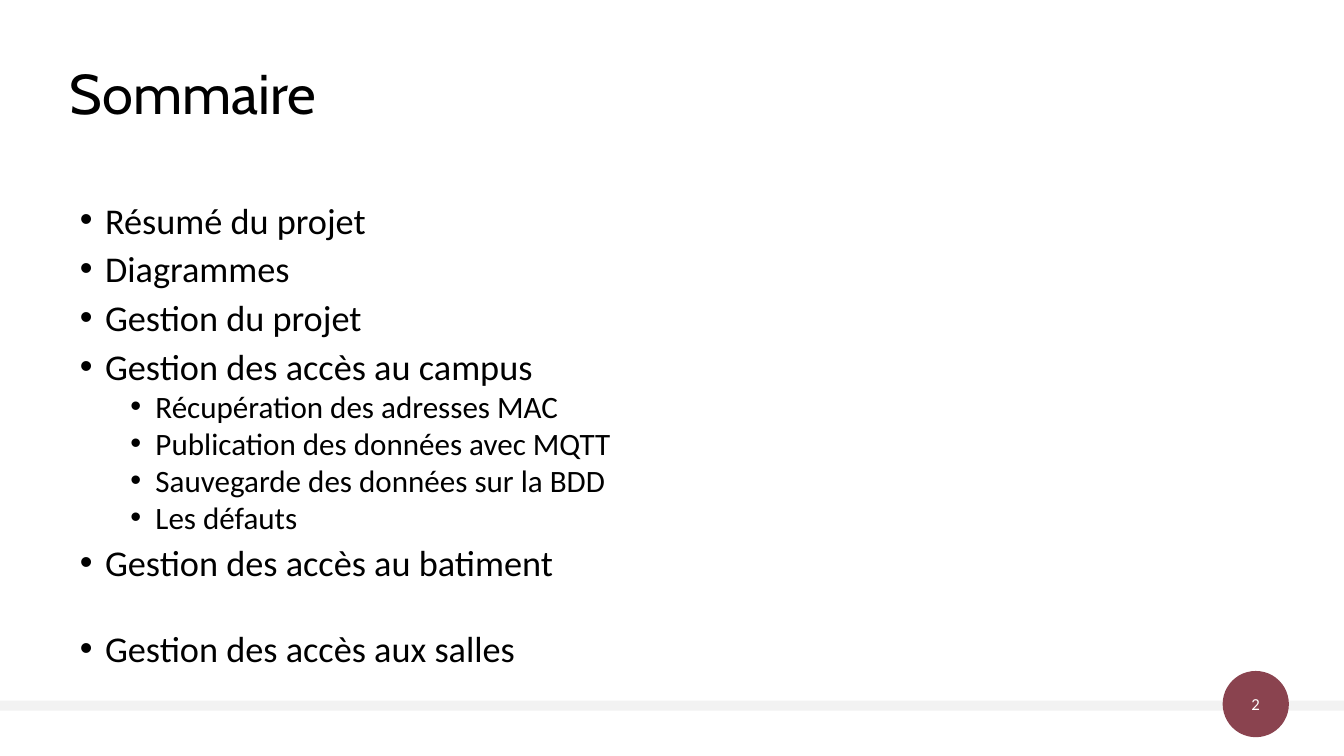
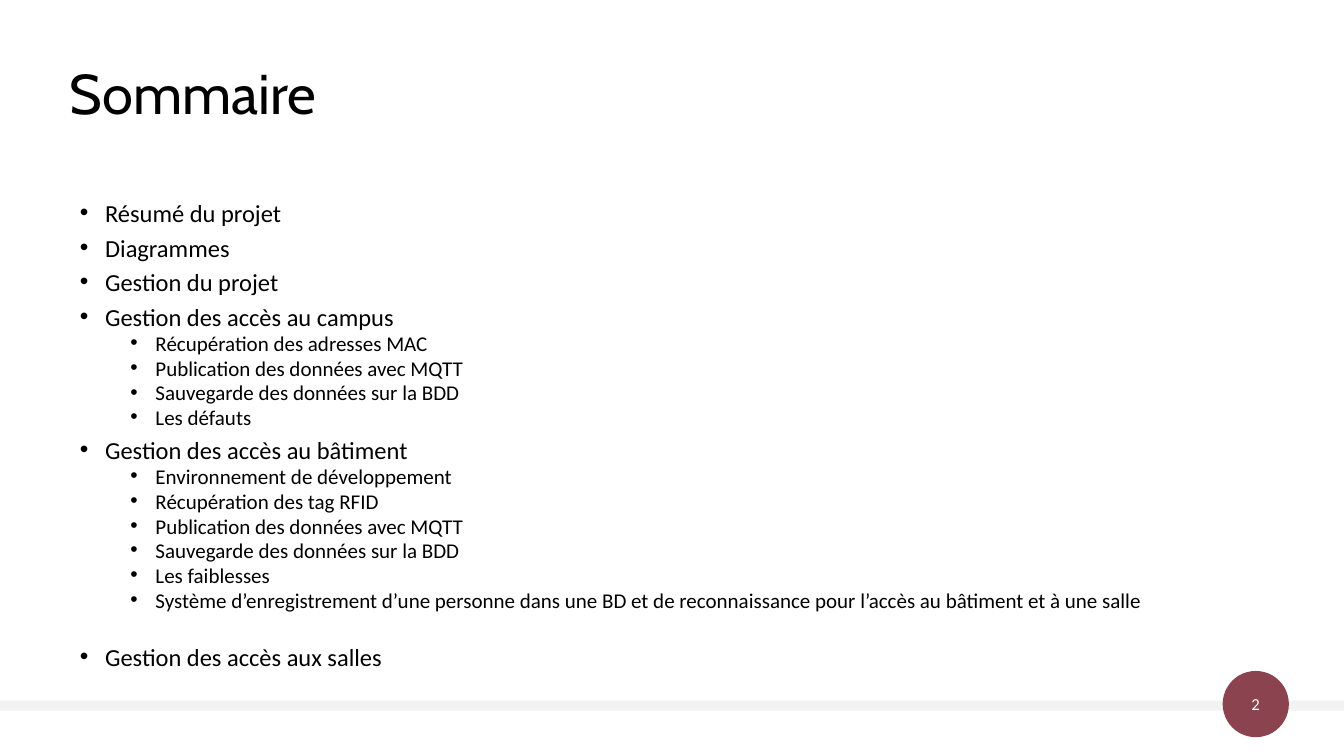
Before and after one commit to AlexandreSaxemard/GestionAccesBatiment, a slide deck: slide 2 of Docs/Gestion des accès au bâtiment.pptx. Drawn at 1344x756 pixels with LibreOffice and Linux fonts; fonts in the diff are those of the drawing. Boxes give left, top, right and bottom in pixels: in the first picture for what was removed or moved away, otherwise in the second. Text is boxed around its words. In the diff, an @@ line names an element or a change of style, - is before the commit and + after.

Commit message:
Présentation projet

```diff
--- a/Docs/Gestion des accès au bâtiment.pptx
+++ b/Docs/Gestion des accès au bâtiment.pptx
@@ text at bbox=[105, 205, 462, 666]: size 25.9 to 17.5 pt in "Résumé du projet", "Diagrammes", "Gestion du projet", "Gestion des accès au campus" and 1 more places; size 22.2 to 15 pt in "Récupération des adresses MAC", "Publication des données avec MQTT", "Sauvegarde des données sur la BDD", "Les défauts"; line spacing 0.8 to 0.7 @@
@@ text at bbox=[105, 442, 1140, 612]: text changed; size 25.9 to 15 pt @@
-• Gestion des accès au batiment
+• Gestion des accès au bâtiment
+  • Environnement de développement
+  • Récupération des tag RFID
+  • Publication des données avec MQTT
+  • Sauvegarde des données sur la BDD
+  • Les faiblesses
+  • Système d’enregistrement d’une personne dans une BD et de reconnaissance pour l’accès au bâtiment et à une salle
```
Also in this commit, not shown: 7 other slides changed, 1 slide added.
